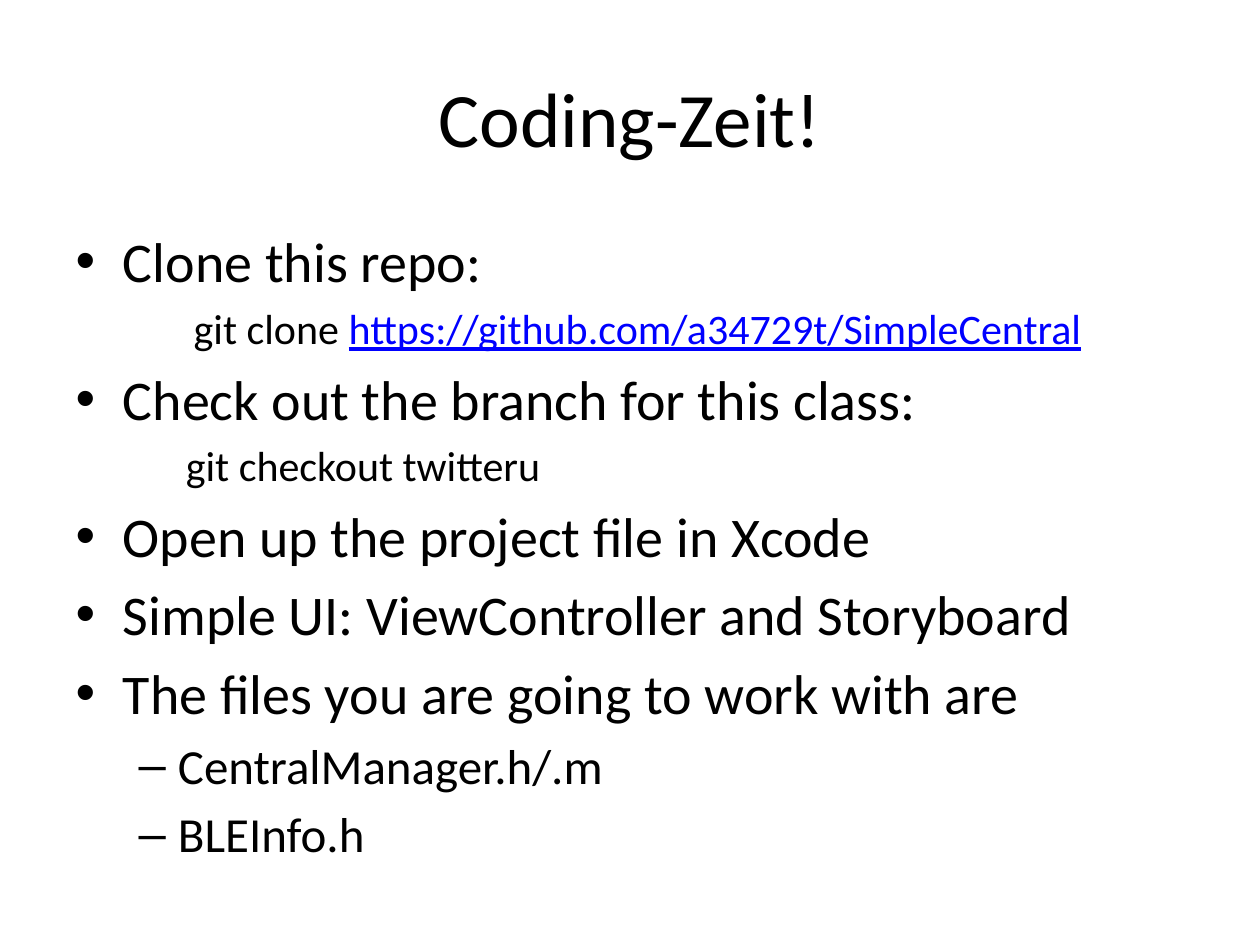
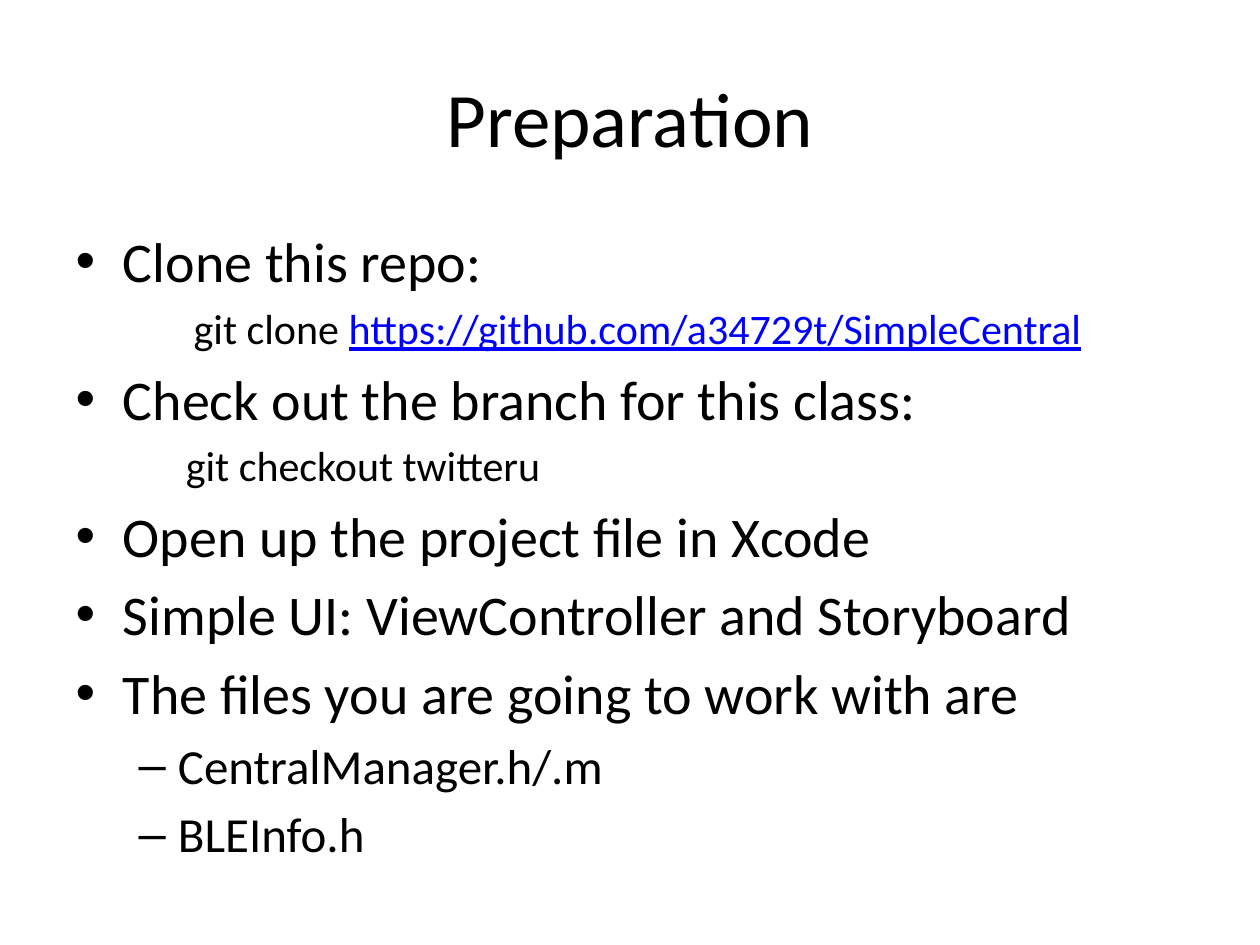
Before and after one commit to a34729t/SimpleCentral, a slide deck: slide 15 of Lecture.pptx (slide 13 before the commit). Drawn at 1260x945 pixels with LibreOffice and Linux fonts; fonts in the diff are those of the drawing. Boxes give left, top, right and bottom in pixels: in the first picture for what was removed or moved away, otherwise in the second. Text is boxed around its words. In the diff, an @@ line names an element or a change of style, - is before the commit and + after.

```diff
--- a/Lecture.pptx
+++ b/Lecture.pptx
@@ title at [447, 93, 814, 160]: text changed @@
-Coding-Zeit!
+Preparation
```
Also in this commit, not shown: 4 other slides changed, 3 slides added, 1 slide removed.
